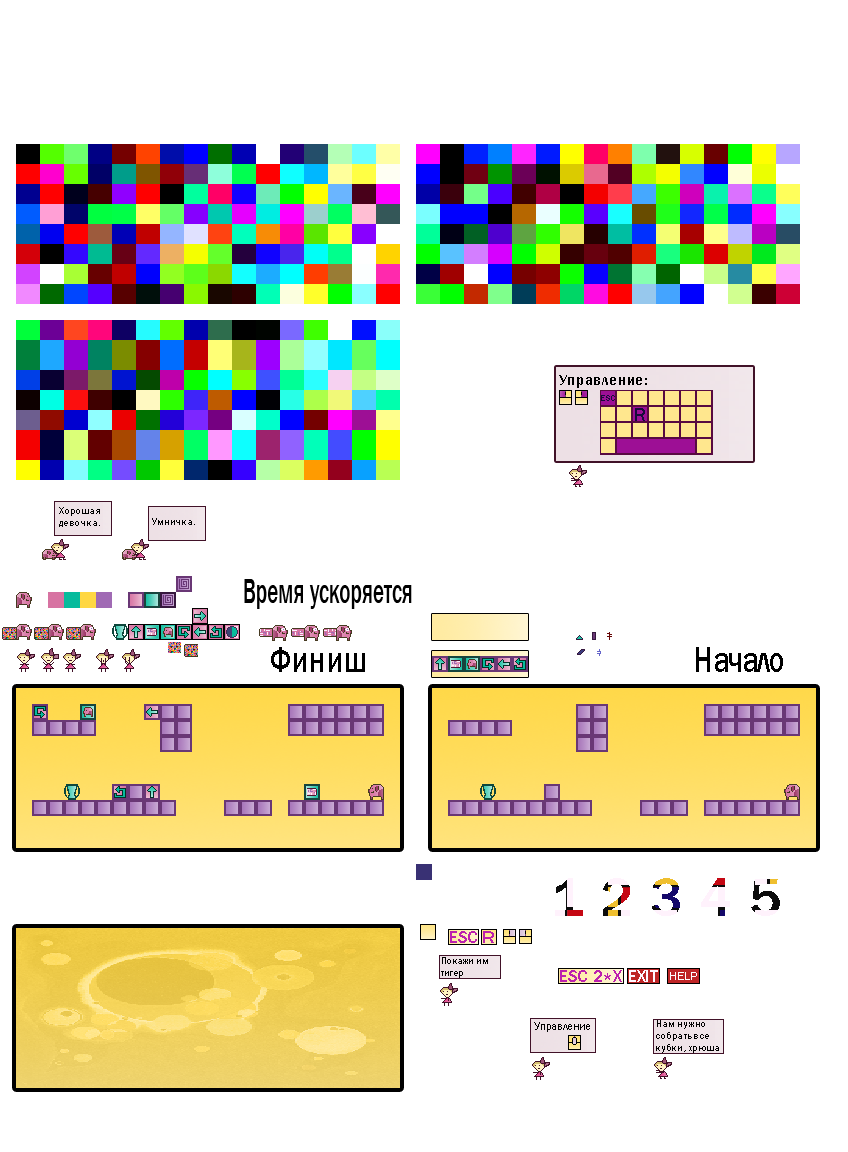
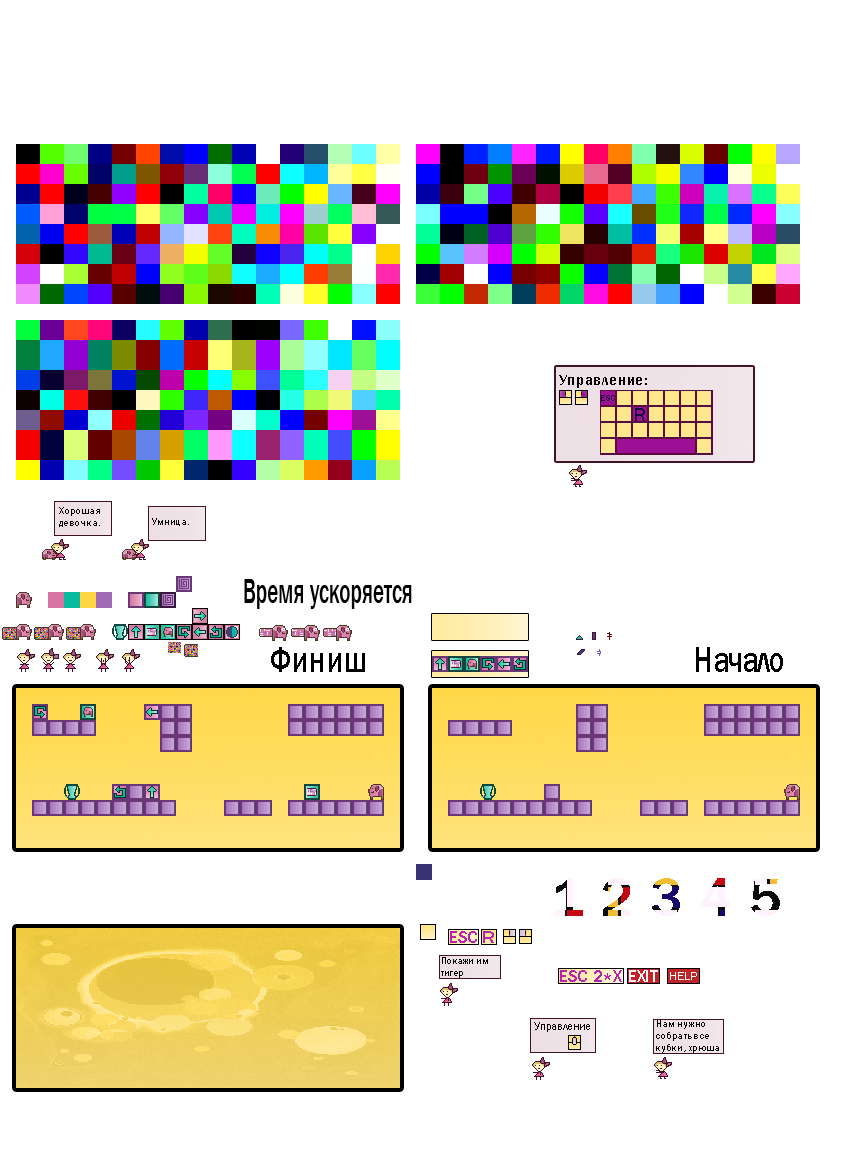
Layers edited between the first and the second 848px x 1152px image:
renamed "Умничка." to "Умница.", painted on it over 176, 520, 195, 526
